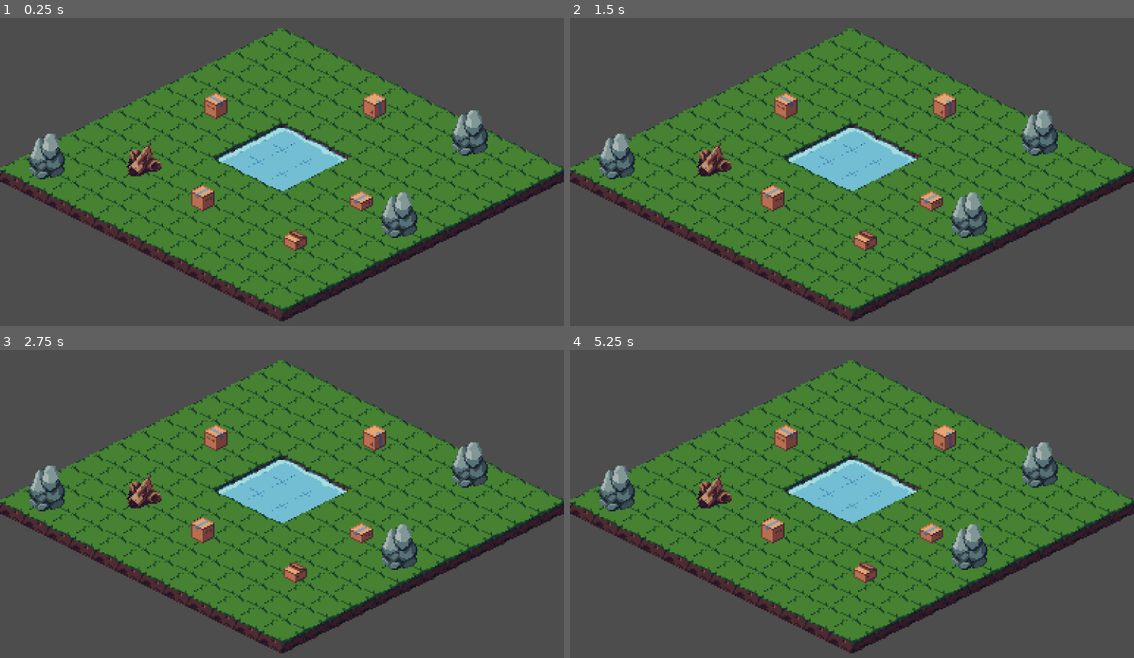
Above: before the commit, frames 1-4 (two rows, left to right).
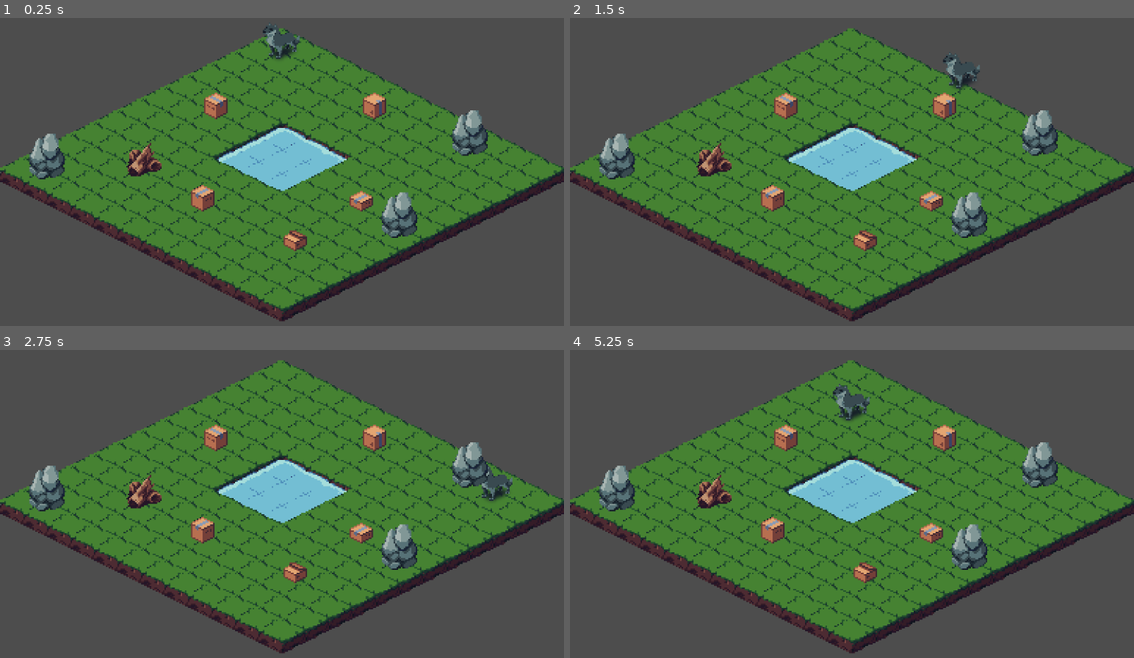
Above: after the commit, the same moments.

Repository: emilykrohn/FoldedFrenzy
Game: Godot game, scene res://Scenes/Game/main.tscn
Same seed, same stepped clock (60 frames per second), same inputs: the game is played once before the commit and once after it.
Inputs:
- Up to frame 1 (0.25 s): no input
- Up to frame 2 (1.5 s): tap Enter at 0.5 s; hold Right (ui_right) 0.53-1.28 s; hold Down (ui_down) from 1.28 s (still down)
- Up to frame 3 (2.75 s): release Down (ui_down) at 2.03 s; hold Right (ui_right) from 2.03 s (still down)
- Up to frame 4 (5.25 s): release Right (ui_right) at 2.78 s; hold Up (ui_up) 2.78-3.53 s; hold Left (ui_left) 3.53-5.03 s; hold Down (ui_down) from 5.03 s (still down)

The runs differ from the first frame. In frame 1, 0.4% of the frame differs, in the area x 46-54%, y 1-14%; in frame 2, 0.3%; in frame 3, 0.4%; in frame 4, 0.5%, in the area x 46-54%, y 10-23%.

Commit message:
Player moves on map

Diff:
--- a/Scenes/Game/Player/player.tscn
+++ b/Scenes/Game/Player/player.tscn
@@ -1,5 +1,6 @@
-[gd_scene load_steps=53 format=3 uid="uid://dpo4ehchb8rhu"]
-
+[gd_scene load_steps=54 format=3 uid="uid://dpo4ehchb8rhu"]
+
+[ext_resource type="Script" path="res://Scripts/Game/Player/player.gd" id="1_k456v"]
 [ext_resource type="Texture2D" uid="uid://b8dealpmamjnj" path="res://Art/critters/wolf/wolf-idle.png" id="1_kh8uv"]
 [ext_resource type="Texture2D" uid="uid://bv1112ny377df" path="res://Art/critters/wolf/wolf-run.png" id="2_rtrw7"]
 
@@ -385,11 +386,12 @@
 [sub_resource type="RectangleShape2D" id="RectangleShape2D_0d5p3"]
 
 [node name="Player" type="CharacterBody2D"]
+script = ExtResource("1_k456v")
 
 [node name="AnimatedSprite2D" type="AnimatedSprite2D" parent="."]
 sprite_frames = SubResource("SpriteFrames_r2wws")
-animation = &"RunLeftDown"
-frame_progress = 0.647078
+animation = &"IdleLeftDown"
+frame_progress = 0.00727788
 
 [node name="CollisionShape2D" type="CollisionShape2D" parent="."]
 shape = SubResource("RectangleShape2D_0d5p3")
--- a/Scenes/Game/main.tscn
+++ b/Scenes/Game/main.tscn
@@ -1,7 +1,8 @@
-[gd_scene load_steps=7 format=3 uid="uid://cacx2ssg873ai"]
+[gd_scene load_steps=8 format=3 uid="uid://cacx2ssg873ai"]
 
 [ext_resource type="Texture2D" uid="uid://bekl61w57ow7b" path="res://Art/isometric tileset/spritesheet.png" id="1_3myya"]
 [ext_resource type="Texture2D" uid="uid://75smewi58w2h" path="res://Art/isometric boxes - free pixel assets/boxes_SpriteSheet.png" id="2_glt8d"]
+[ext_resource type="PackedScene" uid="uid://dpo4ehchb8rhu" path="res://Scenes/Game/Player/player.tscn" id="3_j0ou4"]
 
 [sub_resource type="TileSetAtlasSource" id="TileSetAtlasSource_jl3kj"]
 texture = ExtResource("1_3myya")
@@ -209,7 +210,6 @@
 7:3/0 = 0
 7:3/0/physics_layer_0/linear_velocity = Vector2(0, 0)
 7:3/0/physics_layer_0/angular_velocity = 0.0
-7:3/0/physics_layer_0/polygon_0/points = PackedVector2Array(-16, 0, 0, -8, 16, 0, 0, 8)
 7:3/0/physics_layer_1/linear_velocity = Vector2(0, 0)
 7:3/0/physics_layer_1/angular_velocity = 0.0
 8:3/0 = 0
@@ -741,3 +741,5 @@
 [node name="Camera2D" type="Camera2D" parent="."]
 position = Vector2(0, 92)
 zoom = Vector2(3, 3)
+
+[node name="Player" parent="." instance=ExtResource("3_j0ou4")]
--- /dev/null
+++ b/Scripts/Game/Player/player.gd
@@ -0,0 +1,14 @@
+extends CharacterBody2D
+
+
+const SPEED = 100.0
+
+func _physics_process(delta):
+	var horizontal_direction = Input.get_axis("ui_left", "ui_right")
+	var vertical_direction = Input.get_axis("ui_up", "ui_down")
+	if horizontal_direction or vertical_direction:
+		velocity = Vector2(horizontal_direction, vertical_direction).normalized() * SPEED
+	else:
+		velocity = Vector2.ZERO
+
+	move_and_slide()
--- a/project.godot
+++ b/project.godot
@@ -15,6 +15,41 @@
 config/features=PackedStringArray("4.1", "Forward Plus")
 config/icon="res://Art/icon.svg"
 
+[input]
+
+ui_left={
+"deadzone": 0.5,
+"events": [Object(InputEventKey,"resource_local_to_scene":false,"resource_name":"","device":0,"window_id":0,"alt_pressed":false,"shift_pressed":false,"ctrl_pressed":false,"meta_pressed":false,"pressed":false,"keycode":4194319,"physical_keycode":0,"key_label":0,"unicode":0,"echo":false,"script":null)
+, Object(InputEventJoypadButton,"resource_local_to_scene":false,"resource_name":"","device":0,"button_index":13,"pressure":0.0,"pressed":false,"script":null)
+, Object(InputEventJoypadMotion,"resource_local_to_scene":false,"resource_name":"","device":0,"axis":0,"axis_value":-1.0,"script":null)
+, Object(InputEventKey,"resource_local_to_scene":false,"resource_name":"","device":0,"window_id":0,"alt_pressed":false,"shift_pressed":false,"ctrl_pressed":false,"meta_pressed":false,"pressed":false,"keycode":0,"physical_keycode":65,"key_label":0,"unicode":0,"echo":false,"script":null)
+]
+}
+ui_right={
+"deadzone": 0.5,
+"events": [Object(InputEventKey,"resource_local_to_scene":false,"resource_name":"","device":0,"window_id":0,"alt_pressed":false,"shift_pressed":false,"ctrl_pressed":false,"meta_pressed":false,"pressed":false,"keycode":4194321,"physical_keycode":0,"key_label":0,"unicode":0,"echo":false,"script":null)
+, Object(InputEventJoypadButton,"resource_local_to_scene":false,"resource_name":"","device":0,"button_index":14,"pressure":0.0,"pressed":false,"script":null)
+, Object(InputEventJoypadMotion,"resource_local_to_scene":false,"resource_name":"","device":0,"axis":0,"axis_value":1.0,"script":null)
+, Object(InputEventKey,"resource_local_to_scene":false,"resource_name":"","device":0,"window_id":0,"alt_pressed":false,"shift_pressed":false,"ctrl_pressed":false,"meta_pressed":false,"pressed":false,"keycode":0,"physical_keycode":68,"key_label":0,"unicode":0,"echo":false,"script":null)
+]
+}
+ui_up={
+"deadzone": 0.5,
+"events": [Object(InputEventKey,"resource_local_to_scene":false,"resource_name":"","device":0,"window_id":0,"alt_pressed":false,"shift_pressed":false,"ctrl_pressed":false,"meta_pressed":false,"pressed":false,"keycode":4194320,"physical_keycode":0,"key_label":0,"unicode":0,"echo":false,"script":null)
+, Object(InputEventJoypadButton,"resource_local_to_scene":false,"resource_name":"","device":0,"button_index":11,"pressure":0.0,"pressed":false,"script":null)
+, Object(InputEventJoypadMotion,"resource_local_to_scene":false,"resource_name":"","device":0,"axis":1,"axis_value":-1.0,"script":null)
+, Object(InputEventKey,"resource_local_to_scene":false,"resource_name":"","device":0,"window_id":0,"alt_pressed":false,"shift_pressed":false,"ctrl_pressed":false,"meta_pressed":false,"pressed":false,"keycode":0,"physical_keycode":87,"key_label":0,"unicode":0,"echo":false,"script":null)
+]
+}
+ui_down={
+"deadzone": 0.5,
+"events": [Object(InputEventKey,"resource_local_to_scene":false,"resource_name":"","device":0,"window_id":0,"alt_pressed":false,"shift_pressed":false,"ctrl_pressed":false,"meta_pressed":false,"pressed":false,"keycode":4194322,"physical_keycode":0,"key_label":0,"unicode":0,"echo":false,"script":null)
+, Object(InputEventJoypadButton,"resource_local_to_scene":false,"resource_name":"","device":0,"button_index":12,"pressure":0.0,"pressed":false,"script":null)
+, Object(InputEventJoypadMotion,"resource_local_to_scene":false,"resource_name":"","device":0,"axis":1,"axis_value":1.0,"script":null)
+, Object(InputEventKey,"resource_local_to_scene":false,"resource_name":"","device":0,"window_id":0,"alt_pressed":false,"shift_pressed":false,"ctrl_pressed":false,"meta_pressed":false,"pressed":false,"keycode":0,"physical_keycode":83,"key_label":0,"unicode":0,"echo":false,"script":null)
+]
+}
+
 [rendering]
 
 textures/canvas_textures/default_texture_filter=0
